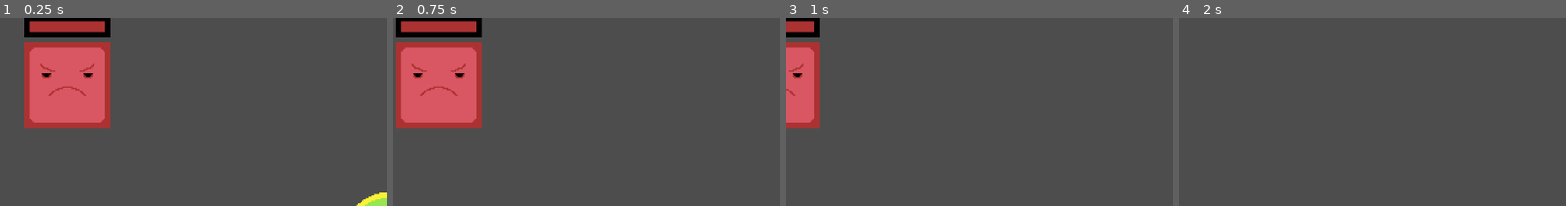
Above: before the commit, frames 1-4 (left to right).
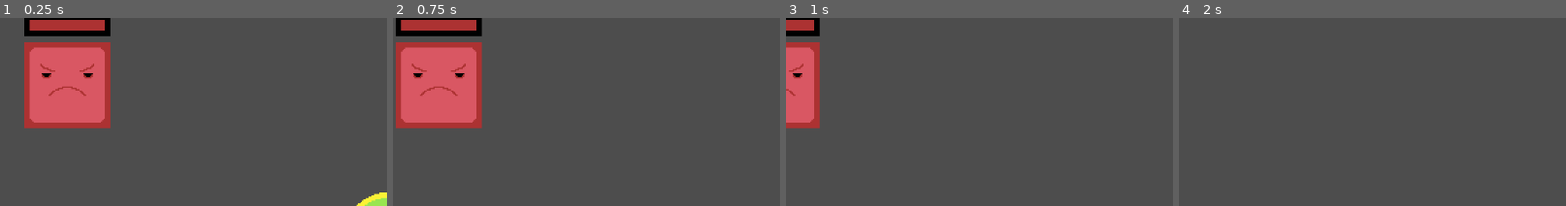
Above: after the commit, the same moments.

Repository: Mooballoono/Geometrical-Fighting
Game: Godot game, scene res://scenes/main.tscn
The game is run twice, just before and just after one commit, with the same random seed, the same clock (stepped at 60 frames per second) and the same inputs.
Inputs (mouse positions are % of the whole screen's width and height, from its top left):
- Up to frame 1 (0.25 s): no input
- Up to frame 2 (0.75 s): tap Enter at 0.5 s; move the mouse to (72, 52) at 0.52 s; press the mouse at (72, 52) at 0.53 s; hold D (right) from 0.53 s (still down)
- Up to frame 3 (1 s): keep holding D (right)
- Up to frame 4 (2 s): move the mouse to (30, 64) at 1.27 s; release D (right) at 1.28 s; release the mouse at (30, 64) at 1.28 s; hold S (down) from 1.28 s (still down); click (30, 64) at 1.35 s
The pictures show only the part of the screen within x 0-50%, y 0-50%; the shares and areas given below are measured in that part.

The runs differ from the first frame. In frame 1, 0.5% of the frame differs, in the area x 6-29%, y 1-11%; in frame 2, 0.5%; in frame 3, 0.2%; in frame 4, nothing differs.
Error before the commit: Attempt to call function 'list_dir_begin' in base 'null instance' on a null instance. (res://scripts/boss1.gd:13)

Commit message:
Fixed the terrible health bar system

Diff:
--- a/scenes/enemies/boss1.tscn
+++ b/scenes/enemies/boss1.tscn
@@ -1,9 +1,11 @@
-[gd_scene load_steps=6 format=3 uid="uid://j34uwef5uhip"]
+[gd_scene load_steps=8 format=3 uid="uid://j34uwef5uhip"]
 
 [ext_resource type="Script" path="res://scripts/boss1.gd" id="1_cwltx"]
-[ext_resource type="Texture2D" uid="uid://dgri33nmnbca0" path="res://graphics/health_bar/health_bar_0001.png" id="2_1adrd"]
+[ext_resource type="Texture2D" uid="uid://f67kub5rjo1e" path="res://graphics/health_bar/health_bar_0003.png" id="2_wuewp"]
+[ext_resource type="Texture2D" uid="uid://dhrjr8ov2q7oh" path="res://graphics/health_bar/health_bar_0002.png" id="3_qmk1g"]
+[ext_resource type="Texture2D" uid="uid://c558lodr176d1" path="res://graphics/health_bar/health_bar_progress.png" id="4_ycseh"]
 
-[sub_resource type="Image" id="Image_01gal"]
+[sub_resource type="Image" id="Image_flmk3"]
 data = {
 "data": PackedByteArray(172, 50, 50, 255, 172, 50, 50, 255, 172, 50, 50, 255, 172, 50, 50, 255, 172, 50, 50, 255, 172,  …(73513 unchanged characters)…
 "format": "RGBA8",
@@ -26,10 +28,16 @@
 scale = Vector2(2, 2)
 texture = SubResource("ImageTexture_c5o8m")
 
-[node name="HealthBarSprite2D" type="Sprite2D" parent="."]
-position = Vector2(0, -87)
-scale = Vector2(2, 2)
-texture = ExtResource("2_1adrd")
-
 [node name="CollisionShape2D" type="CollisionShape2D" parent="."]
 shape = SubResource("RectangleShape2D_ivb3s")
+
+[node name="TextureProgressBar" type="TextureProgressBar" parent="."]
+offset_left = -64.0
+offset_top = -153.0
+offset_bottom = -89.0
+scale = Vector2(2, 2)
+value = 100.0
+texture_under = ExtResource("2_wuewp")
+texture_over = ExtResource("3_qmk1g")
+texture_progress = ExtResource("4_ycseh")
+texture_progress_offset = Vector2(4, 0)
--- a/scripts/boss1.gd
+++ b/scripts/boss1.gd
@@ -6,18 +6,8 @@
 var health: float = 10
 var health_percent: float = 1
 
-var files = []
-var dir = DirAccess.open("E://Programs//Godot//Geometrical Fighting//graphics//health_bar")
-
 func _ready():
-	dir.list_dir_begin()
-	while true:
-		var file = dir.get_next()
-		if file == "":
-			break
-		elif file.begins_with("health_bar") and not file.ends_with(".import"):
-			files.append("E://Programs//Godot//Geometrical Fighting//graphics//health_bar//" + file)
-	files.reverse()
+	pass
 
 func _process(_delta):
 	pass
@@ -25,8 +15,7 @@
 func hit(damage):
 	health -= damage
 	health_percent = float(health/max_health)
-	var health_bar_index: int = ceil(health_percent*len(files))
-	$HealthBarSprite2D.texture = load(files[health_bar_index])
+	$TextureProgressBar.set_value(ceil(health_percent*100))
 	if health <= 0:
 		dead.emit()
 		queue_free()
Binary file removed: graphics/health_bar/health_bar_0001.png
Not shown, removed: graphics/health_bar/health_bar_0001.png.import
Binary file changed: graphics/health_bar/health_bar_0002.png
Not shown, changed: graphics/health_bar/health_bar_0002.png.import
Binary file changed: graphics/health_bar/health_bar_0003.png
Not shown, changed: graphics/health_bar/health_bar_0003.png.import
Binary file removed: graphics/health_bar/health_bar_0004.png
Not shown, removed: graphics/health_bar/health_bar_0004.png.import
Binary file removed: graphics/health_bar/health_bar_0005.png
Not shown, removed: graphics/health_bar/health_bar_0005.png.import
Binary file removed: graphics/health_bar/health_bar_0006.png
Not shown, removed: graphics/health_bar/health_bar_0006.png.import
(and 108 more such lines)
